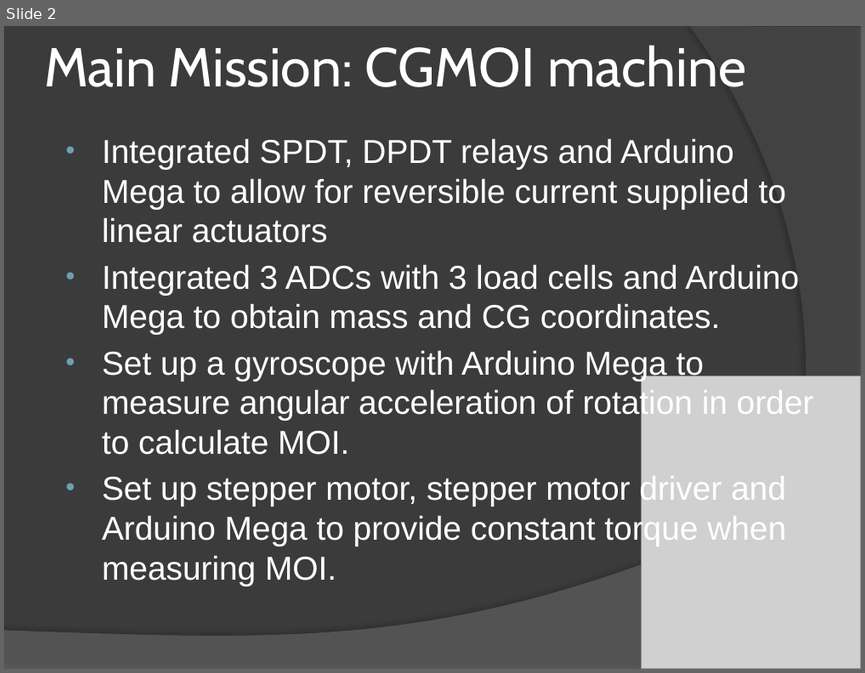
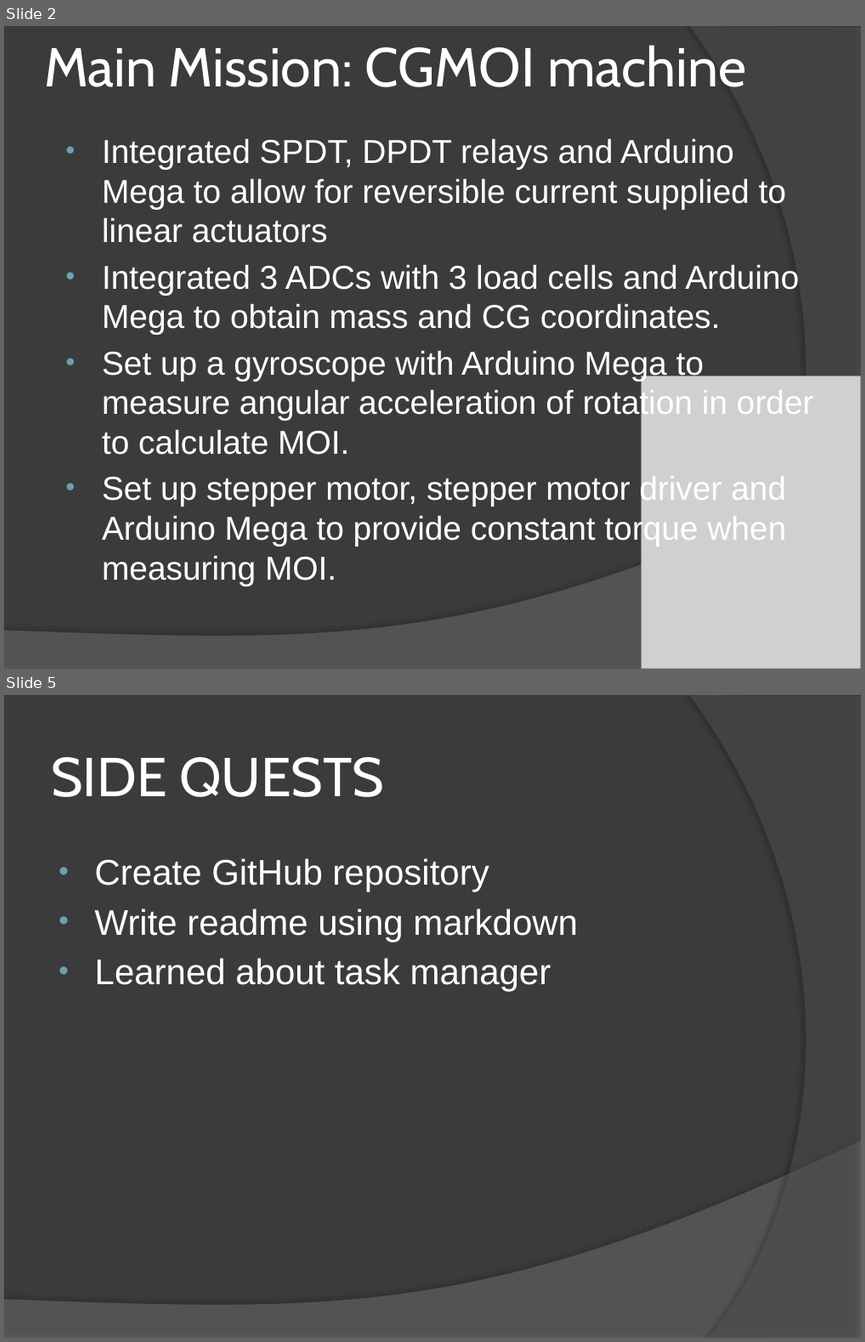
Before and after one commit to xiaohw7/cgmoi, a slide deck: NuSpace Internship 2022.pptx. Shown one above the other, each under a label of ours: slide 2 before the commit, slides 2 and 5 after it; the slides between them are not shown. The pictures are 865x673 and 865x1342 pixels, drawn with LibreOffice and Linux fonts; fonts in the diff are those of the drawing; grey boxes stand for pictures. Boxes give left, top, right and bottom in pixels: in the first picture for what was removed or moved away, otherwise in the second. Text is boxed around its words. In the diff, an @@ line names an element or a change of style, - is before the commit and + after.

```diff
--- a/NuSpace Internship 2022.pptx
+++ b/NuSpace Internship 2022.pptx
@@ slide 5 added at [4,695,861,1338], background #3B3B3B; not listed: 2 template elements that a slide beside it also shows @@
@@ title added at [51,757,384,797], 46 pt, text #FFFFFF @@
+SIDE QUESTS
@@ text added at [95,858,578,992], 30 pt, text #FFFFFF @@
+• Create GitHub repository
+• Write readme using markdown
+• Learned about task manager
```
Also in this commit, not shown: 3 slides changed, 1 other file.
